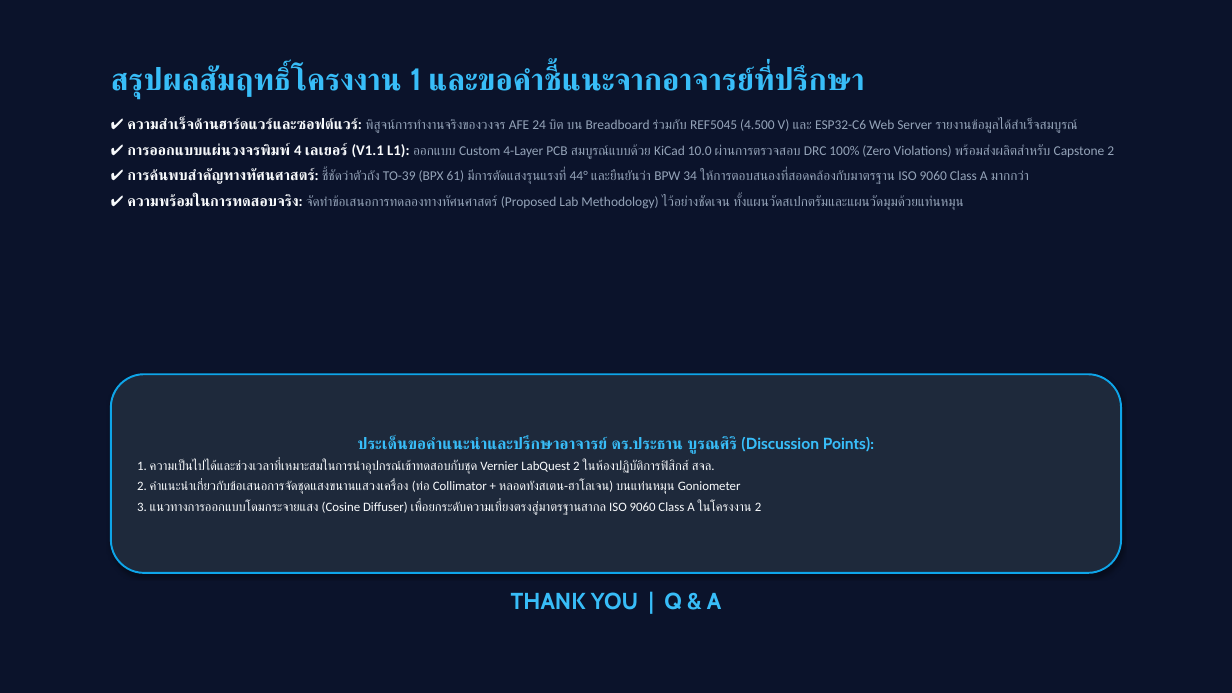
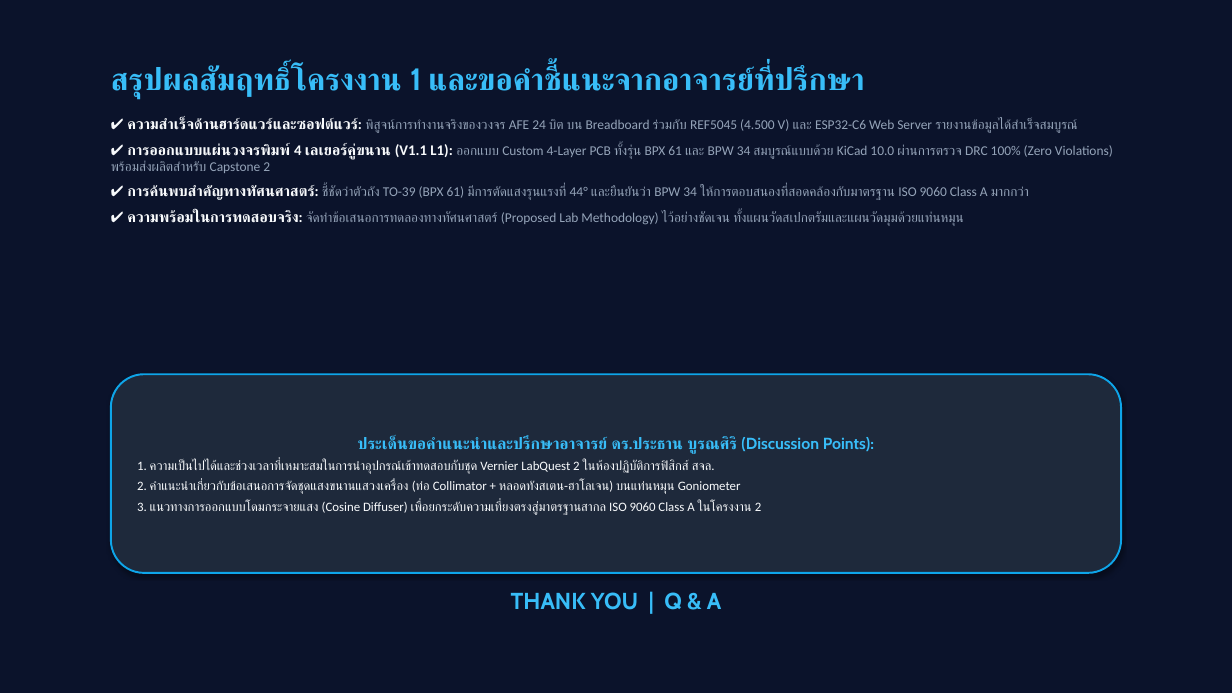
Before and after one commit to tachin-r/Pyranometer_Over_engineering, a slide deck: slide 17 of Report_doc/69_IoT_Pyranometer_Capstone1_Slides.pptx (slide 16 before the commit). Drawn at 1232x693 pixels with LibreOffice and Linux fonts; fonts in the diff are those of the drawing. Boxes give left, top, right and bottom in pixels: in the first picture for what was removed or moved away, otherwise in the second. Text is boxed around its words. In the diff, an @@ line names an element or a change of style, - is before the commit and + after.

```diff
--- a/Report_doc/69_IoT_Pyranometer_Capstone1_Slides.pptx
+++ b/Report_doc/69_IoT_Pyranometer_Capstone1_Slides.pptx
@@ text at box(111, 143, 1113, 173): text changed @@
-✔ การออกแบบแผ่นวงจรพิมพ์ 4 เลเยอร์ (V1.1 L1): ออกแบบ Custom 4-Layer PCB สมบูรณ์แบบด้วย KiCad 10.0 ผ่านการตรวจสอบ DRC 100% (Zero Violations) พร้อมส่งผลิตสำหรับ Capstone 2
+✔ การออกแบบแผ่นวงจรพิมพ์ 4 เลเยอร์คู่ขนาน (V1.1 L1): ออกแบบ Custom 4-Layer PCB ทั้งรุ่น BPX 61 และ BPW 34 สมบูรณ์แบบด้วย KiCad 10.0 ผ่านการตรวจ DRC 100% (Zero Violations) พร้อมส่งผลิตสำหรับ Capstone 2
```
Also in this commit, not shown: 7 other slides changed, 1 slide added, 11 other files.
